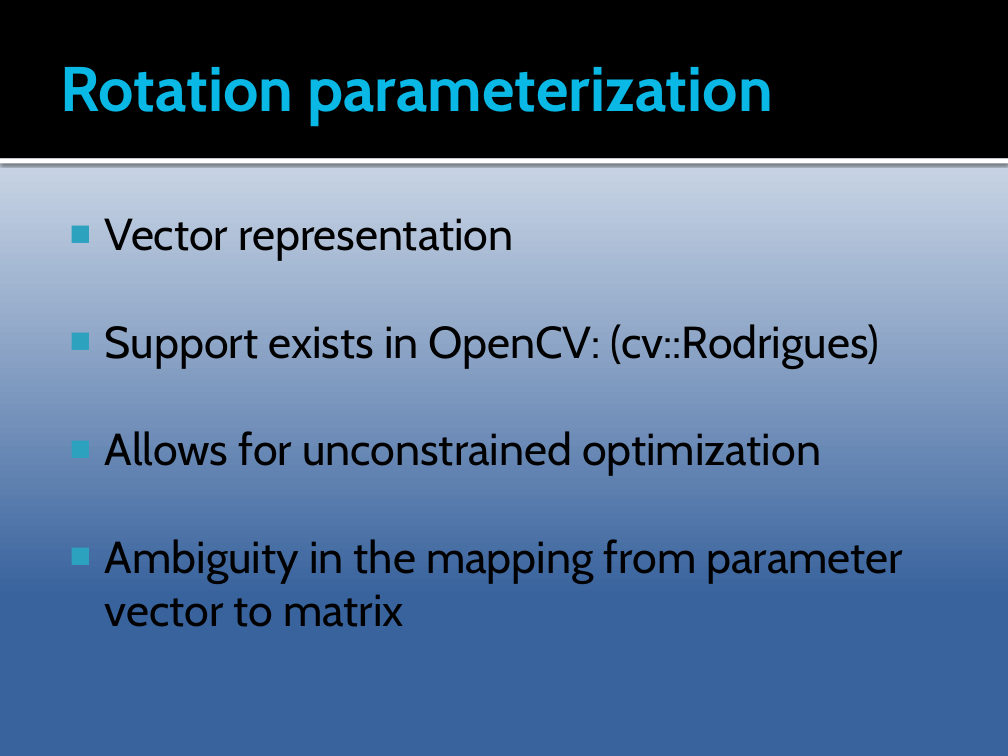
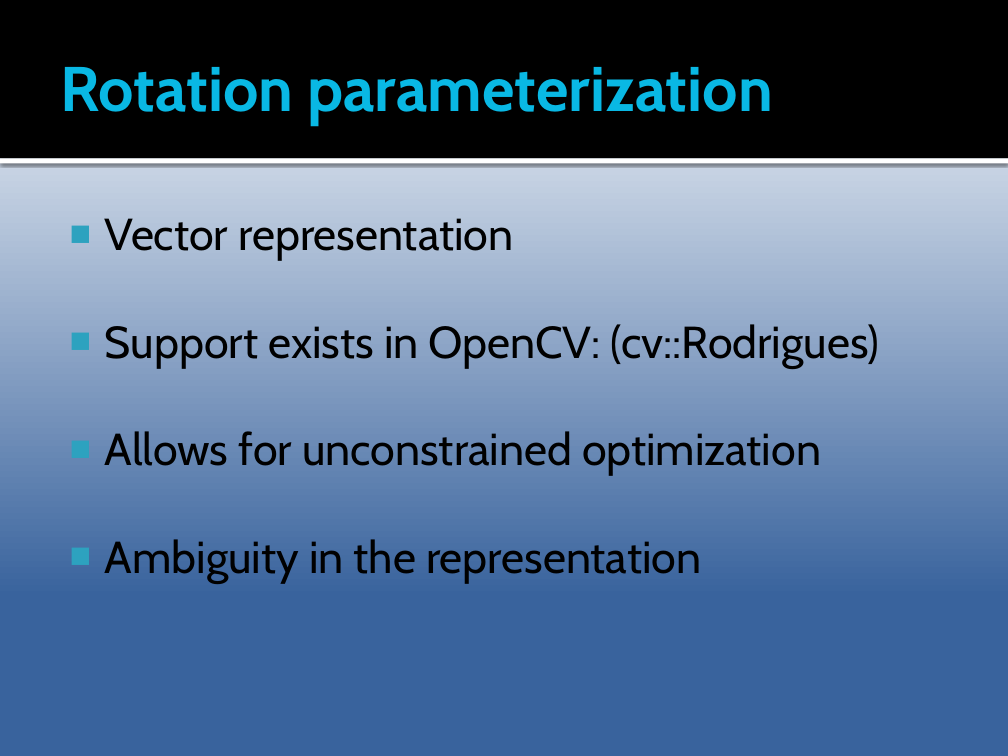
Before and after one commit to Epipolarna/Tracking, a slide deck: slide 12 of 3D Reconstruction/Documentation/TSBB15prez.pptx. Drawn at 1008x756 pixels with LibreOffice and Linux fonts; fonts in the diff are those of the drawing. Boxes give left, top, right and bottom in pixels: in the first picture for what was removed or moved away, otherwise in the second. Text is boxed around its words. In the diff, an @@ line names an element or a change of style, - is before the commit and + after.

```diff
--- a/3D Reconstruction/Documentation/TSBB15prez.pptx
+++ b/3D Reconstruction/Documentation/TSBB15prez.pptx
@@ text at [105, 539, 701, 583]: text changed @@
-■ Ambiguity in the mapping from parameter vector to matrix
+■ Ambiguity in the representation
```
Also in this commit, not shown: 2 other slides changed, 1 slide removed.
